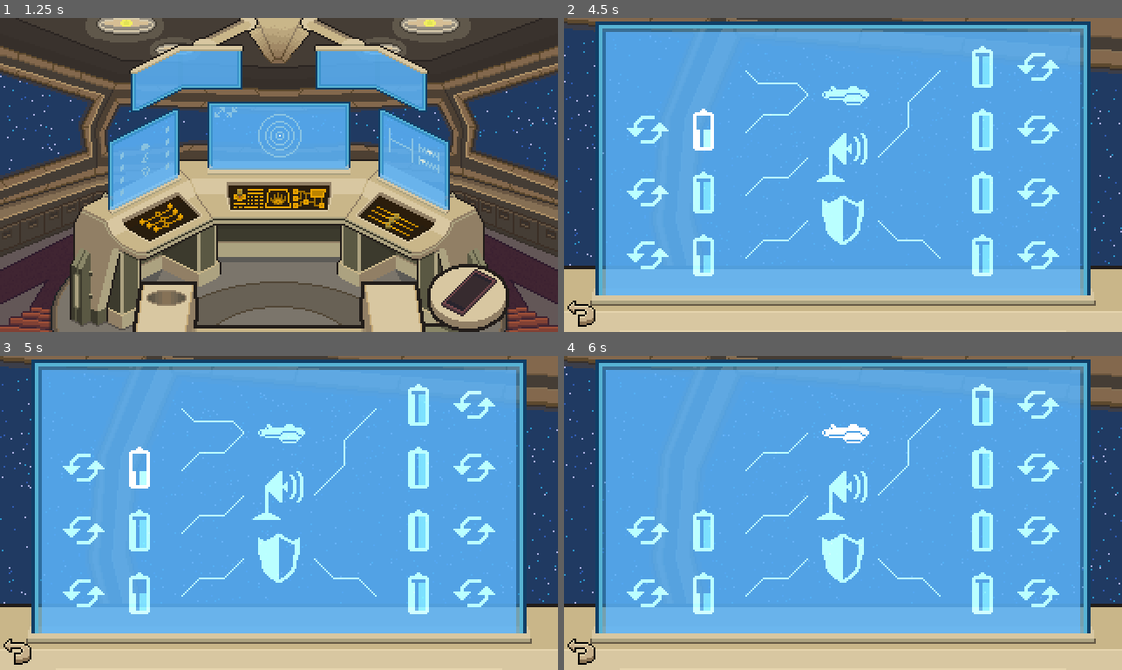
Above: before the commit, frames 1-4 (two rows, left to right).
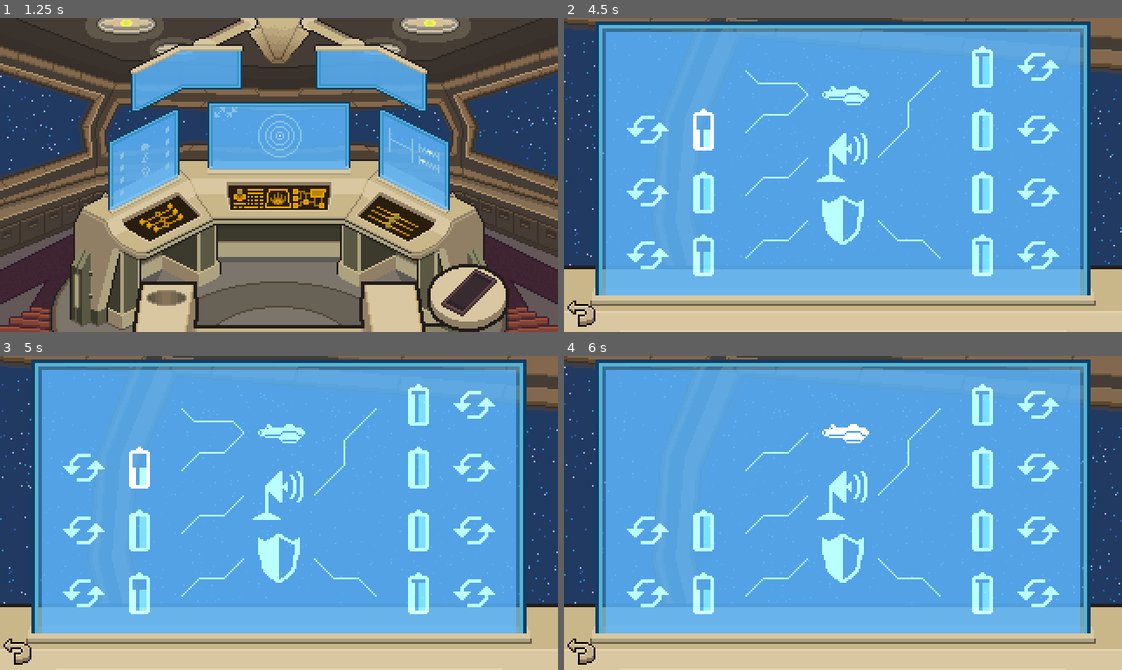
Above: after the commit, the same moments.

Repository: kevinlights/cosmic-s.n.a.f.u
Game: Godot game, scene res://scenes/TitleScreen.tscn
Same seed, same stepped clock (60 frames per second), same inputs: the game is played once before the commit and once after it.
Inputs (mouse positions are in pixels of both pictures, inside the frame that each line leads up to):
- Up to frame 1 (1.25 s): click (161, 303) at 0.5 s
- Up to frame 2 (4.5 s): click (714, 178) at 1.25 s; click (703, 68) at 2.02 s; click (647, 68) at 2.77 s; click (843, 93) at 3.52 s; click (703, 131) at 4.27 s
- Up to frame 3 (5 s): no input
- Up to frame 4 (6 s): click (647, 469) at 5.02 s; click (843, 431) at 5.77 s

Frame 1 is identical in both runs. In frame 2, less than 0.1% of the frame differs, in the area x 23-27%, y 51-76%; in frame 3, less than 0.1%, in the area x 23-27%, y 35-76%; in frame 4, less than 0.1%.

Commit message:
Make a few more last minute changes

Diff:
--- a/scenes/Game.gd
+++ b/scenes/Game.gd
@@ -169,7 +169,7 @@
 		match battery_state[i]:
 			BatteryState.ON:
 				if is_battery_connected(i):
-					battery_charge_levels[i] -= battery_drain_rates[i] * ENERGY_SYSTEM_UPDATE_TIME
+					battery_charge_levels[i] -= (battery_drain_rates[i] * ENERGY_SYSTEM_UPDATE_TIME) / 3.0 # last minute desperate balancing act
 					if battery_charge_levels[i] < 0.0:
 						battery_state[i] = BatteryState.DEAD
 						set_connection(i, -1)
--- a/scenes/Game.tscn
+++ b/scenes/Game.tscn
@@ -107,6 +107,7 @@
 
 [node name="Audio_WeaponFire" type="AudioStreamPlayer" parent="SFX"]
 stream = ExtResource( 10 )
+volume_db = -10.0
 bus = "SFX"
 
 [node name="Audio_WeaponReady" type="AudioStreamPlayer" parent="SFX"]
